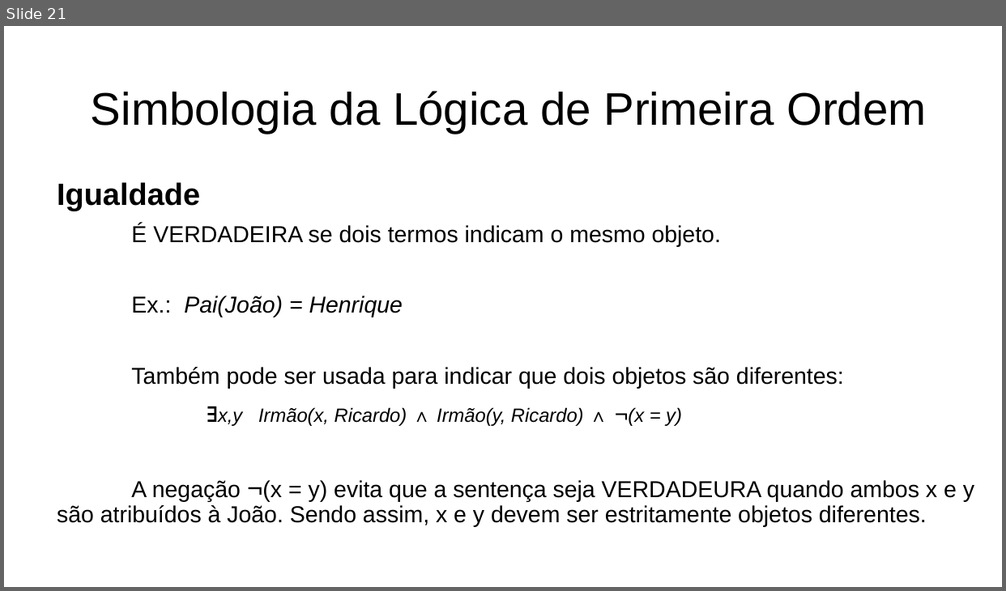
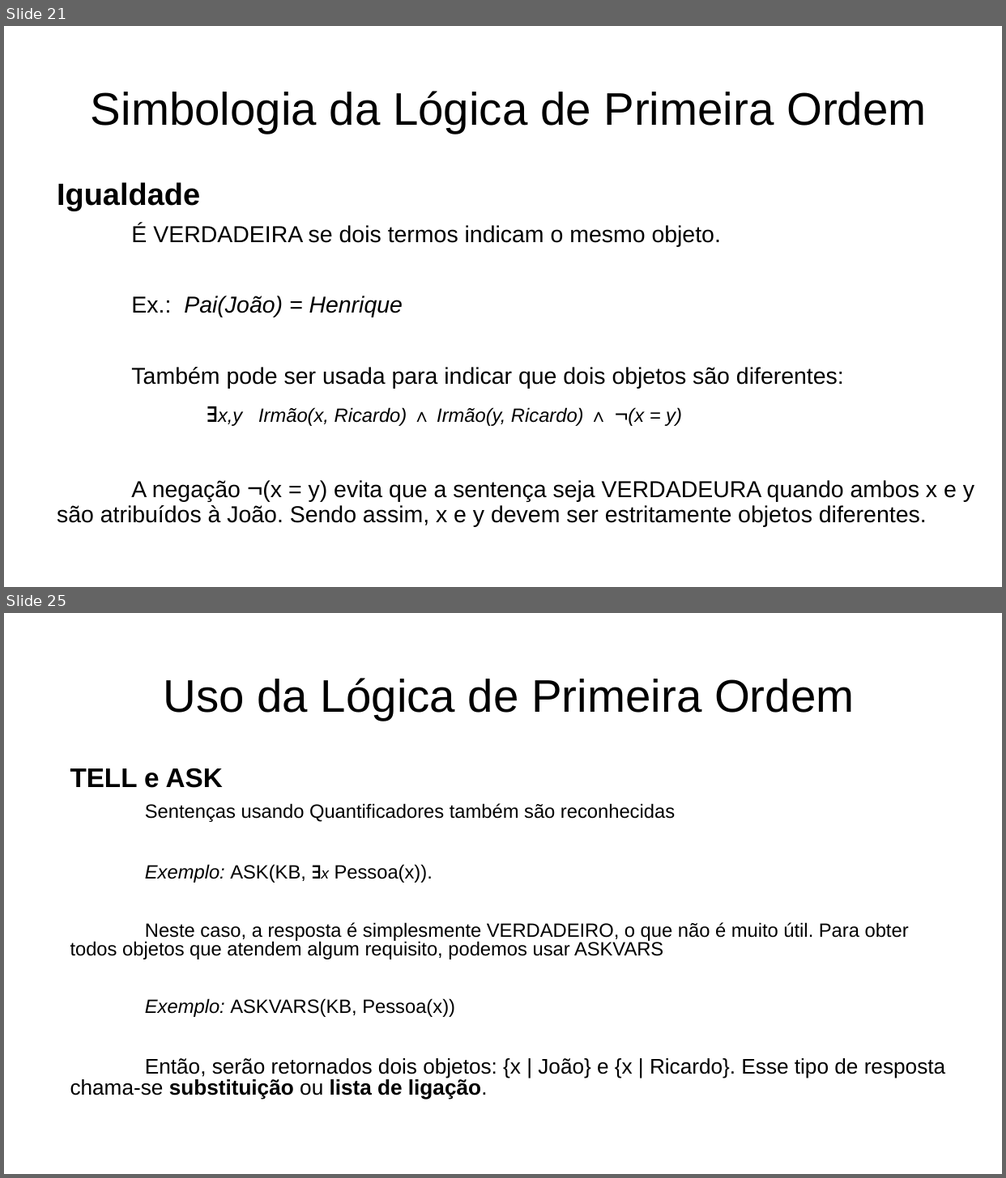
Before and after one commit to vbob/Engenharia, a slide deck: 8º Período/Inteligência Artificial/Lógica de Primeira Ordem.pptx. Shown one above the other, each under a label of ours: slide 21 before the commit, slides 21 and 25 after it; the slides between them are not shown. The pictures are 1006x591 and 1006x1178 pixels, drawn with LibreOffice and Linux fonts; fonts in the diff are those of the drawing. Boxes give left, top, right and bottom in pixels: in the first picture for what was removed or moved away, otherwise in the second. Text is boxed around its words. In the diff, an @@ line names an element or a change of style, - is before the commit and + after.

Commit message:
finalizada logica de 1a ordem

```diff
--- a/8º Período/Inteligência Artificial/Lógica de Primeira Ordem.pptx
+++ b/8º Período/Inteligência Artificial/Lógica de Primeira Ordem.pptx
@@ slide 25 added at (4, 613, 1002, 1174), background #FFFFFF @@
@@ title added at (163, 678, 854, 720), 44 pt, text #000000 @@
+Uso da Lógica de Primeira Ordem
@@ text added at (70, 768, 945, 1099), 18.5 pt, text #000000 @@
+TELL e ASK
+Sentenças usando Quantificadores também são reconhecidas
+Exemplo: ASK(KB, ∃x Pessoa(x)).
+Neste caso, a resposta é simplesmente VERDADEIRO, o que não é muito útil. Para obter todos objetos que atendem algum requisito, podemos usar ASKVARS
+Exemplo: ASKVARS(KB, Pessoa(x))
+Então, serão retornados dois objetos: {x | João} e {x | Ricardo}. Esse tipo de resposta chama-se substituição ou lista de ligação.
```
Also in this commit, not shown: 2 slides changed, 4 other slides added, 1 other file.
